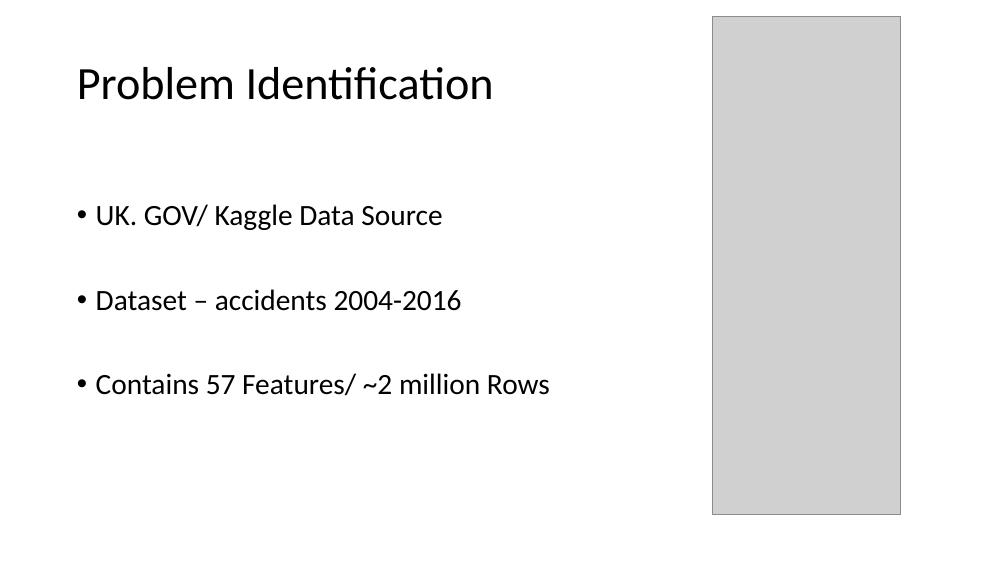
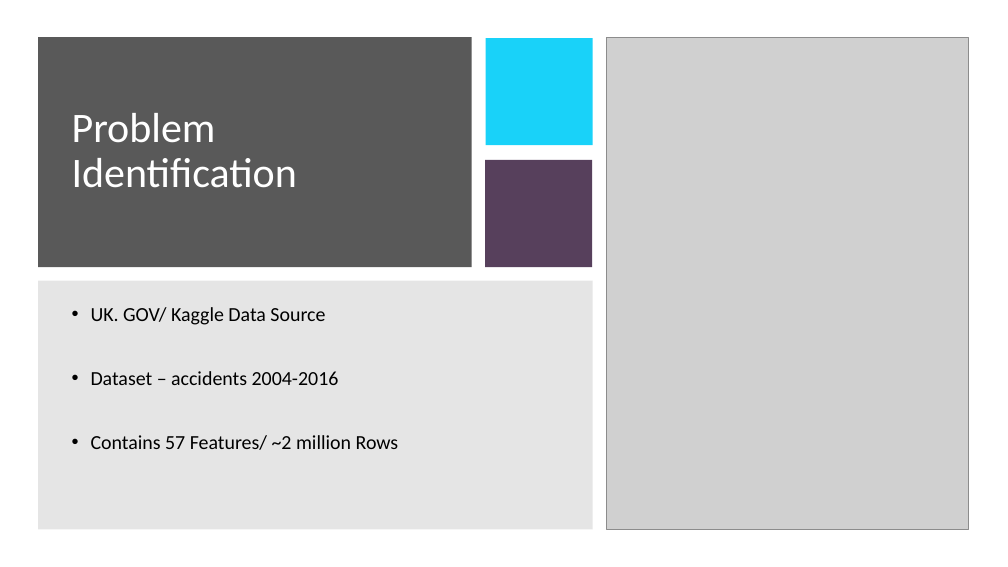
Before and after one commit to scharpham/Springboard, a slide deck: slide 3 of Capstone2/capstone2/reports/Predicting Accident Severity.pptx. Drawn at 1008x567 pixels with LibreOffice and Linux fonts; fonts in the diff are those of the drawing; grey boxes stand for pictures. Boxes give left, top, right and bottom in pixels: in the first picture for what was removed or moved away, otherwise in the second. Text is boxed around its words. In the diff, an @@ line names an element or a change of style, - is before the commit and + after.

```diff
--- a/Capstone2/capstone2/reports/Predicting Accident Severity.pptx
+++ b/Capstone2/capstone2/reports/Predicting Accident Severity.pptx
@@ rectangle added at bbox=[39, 37, 472, 267], fill #595959 @@
@@ rectangle added at bbox=[485, 38, 593, 145], fill #19D2F9 @@
@@ picture: place and size @@
-picture at bbox=[712, 16, 901, 515]
+picture at bbox=[607, 37, 969, 529]
@@ title "Problem Identification": place and size @@
-title "Problem Identification" at bbox=[77, 67, 494, 100]
+title "Problem Identification" at bbox=[72, 113, 297, 188]
@@ title "Problem Identification" at bbox=[72, 113, 297, 188]: size 44 to 40 pt, text colour #000000 to #FFFFFF @@
@@ rectangle added at bbox=[485, 160, 593, 268], fill #4E3654 at 95% opacity @@
@@ rectangle added at bbox=[39, 281, 593, 529], fill #808080 at 20% opacity @@
@@ text "UK. GOV/ Kaggle Data Source": place and size @@
-text "UK. GOV/ Kaggle Data Source" at bbox=[96, 204, 550, 396]
+text "UK. GOV/ Kaggle Data Source" at bbox=[91, 307, 399, 450]
@@ text "UK. GOV/ Kaggle Data Source" at bbox=[91, 307, 399, 450]: size 28 to 19 pt; vertical alignment top to middle @@
```
Also in this commit, not shown: 13 other slides changed.
